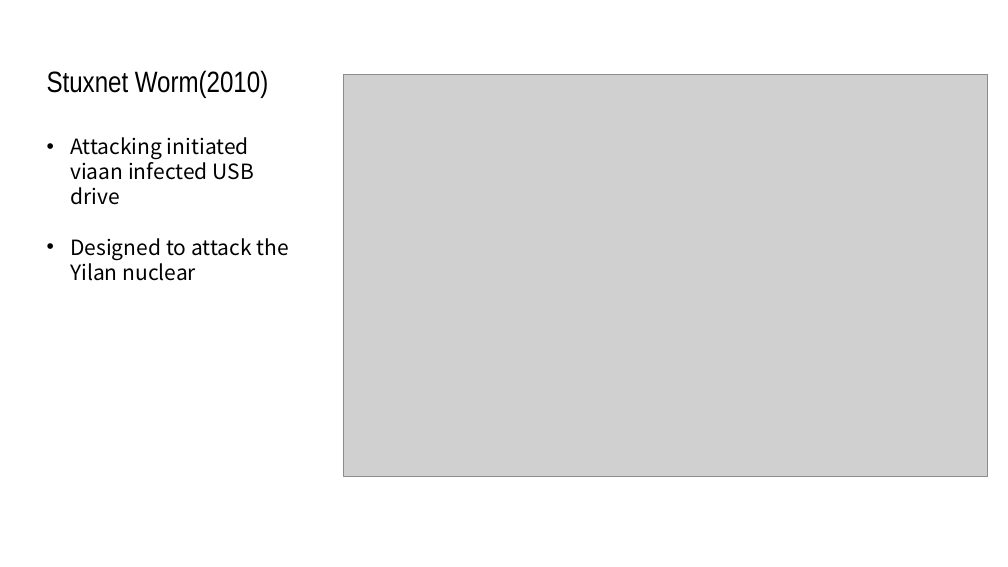
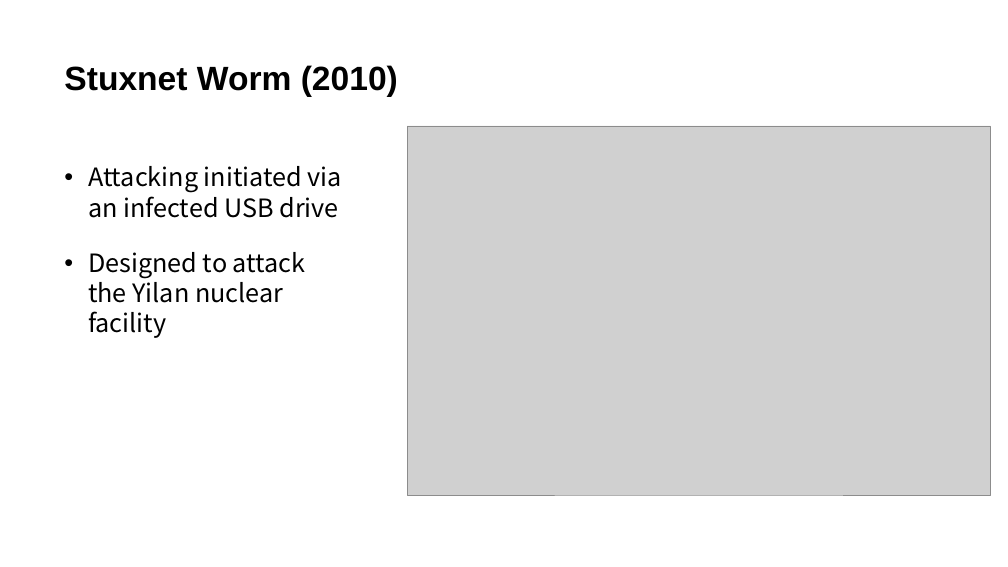
Before and after one commit to JcQSteven/GhostTunnel, a slide deck: slide 5 of Ghost Tunnel.pptx. Drawn at 1008x567 pixels with LibreOffice and Linux fonts; fonts in the diff are those of the drawing; grey boxes stand for pictures. Boxes give left, top, right and bottom in pixels: in the first picture for what was removed or moved away, otherwise in the second. Text is boxed around its words. In the diff, an @@ line names an element or a change of style, - is before the commit and + after.

```diff
--- a/Ghost Tunnel.pptx
+++ b/Ghost Tunnel.pptx
@@ text added at (64,65,398,97), 32 pt, text #000000, bold @@
+Stuxnet Worm (2010)
@@ picture: place and size @@
-picture at (344,74,988,476)
+picture at (408,126,991,495)
@@ text at (88,166,342,338): text changed; size 20 to 24 pt @@
-Stuxnet Worm(2010)
-• Attacking initiated viaan infected USB drive
-• Designed to attack the Yilan nuclear
+• Attacking initiated via an infected USB drive
+• Designed to attack the Yilan nuclear facility
```
Also in this commit, not shown: 17 other slides changed, 3 slides added, 4 slides removed.
